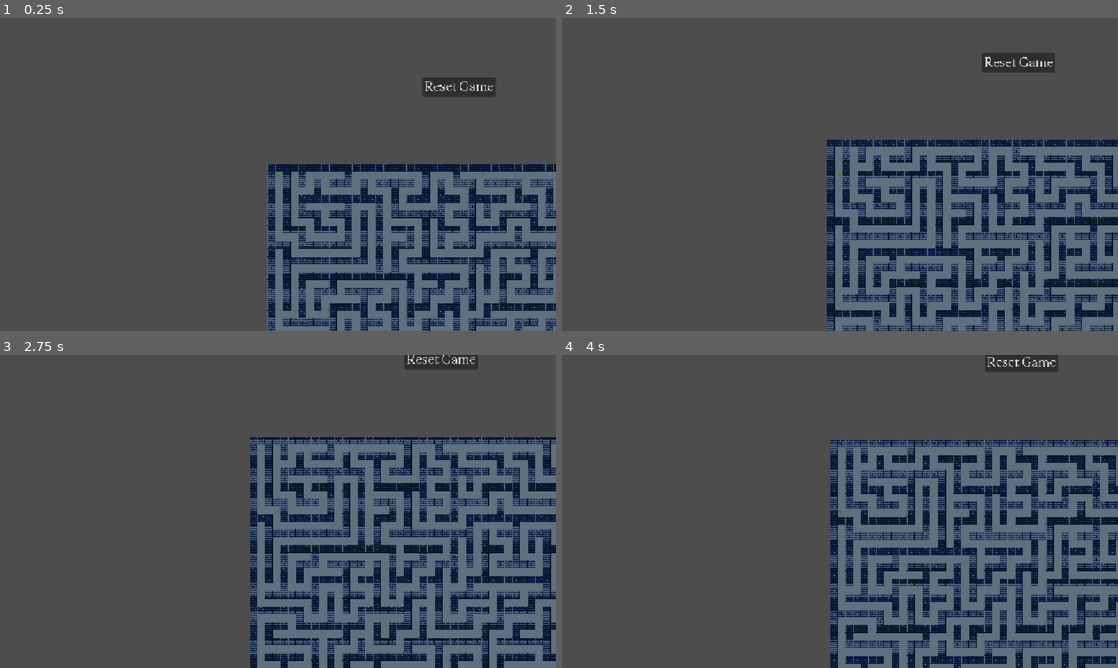
Above: before the commit, frames 1-4 (two rows, left to right).
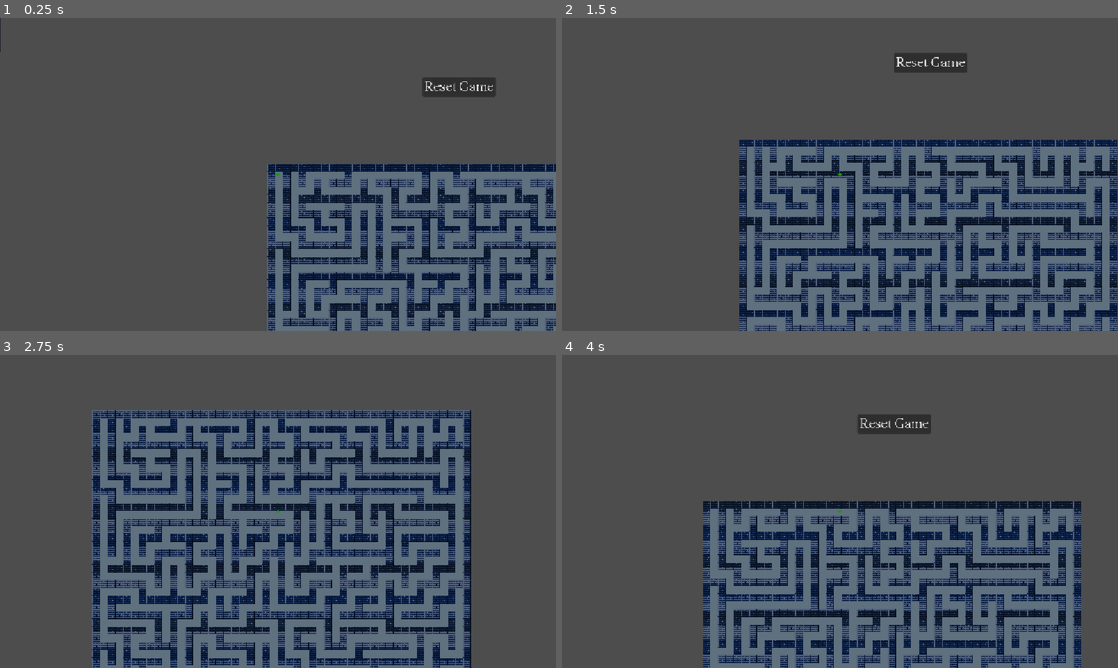
Above: after the commit, the same moments.

Repository: aeroghurt/horror-game
Game: Godot game, scene res://scenes/minigame_1.tscn
Same seed, same stepped clock (60 frames per second), same inputs: the game is played once before the commit and once after it. This scene is started directly instead of the project's main scene. The engine's default icon, where the game draws it, is replaced by a stand-in: a white triangle on a blue panel in a dark square.
Inputs (mouse positions are in pixels of both pictures, inside the frame that each line leads up to):
- Up to frame 1 (0.25 s): no input
- Up to frame 2 (1.5 s): tap Enter at 0.5 s; move the mouse to (962, 158) at 0.52 s; hold D (right) 0.53-1.28 s; hold E (interact) 0.53-1.28 s; click (962, 158) at 0.67 s; move the mouse to (728, 190) at 1.27 s; hold S (down) from 1.28 s (still down); tap Shift (sprint) at 1.35 s
- Up to frame 3 (2.75 s): move the mouse to (333, 442) at 2.02 s; release S (down) at 2.03 s; hold D (right) from 2.03 s (still down); tap Alt at 2.1 s
- Up to frame 4 (4 s): move the mouse to (812, 574) at 2.77 s; release D (right) at 2.78 s; hold W (up) 2.78-3.53 s; tap E (interact) at 2.85 s; click (812, 574) at 2.92 s; move the mouse to (1006, 558) at 3.52 s; hold A (left) from 3.53 s (still down); hold Shift (sprint) from 3.53 s (still down)

The runs differ from the first frame. In frame 1, less than 0.1% of the frame differs, in the area x 0-1%, y 0-11%; in frame 2, 22%; in frame 3, 55%, in the area x 16-100%, y 0-100%; in frame 4, 39%.

Commit message:
add random spawn

Diff:
--- a/scenes/dot_player.tscn
+++ b/scenes/dot_player.tscn
@@ -7,6 +7,8 @@
 radius = 5.0
 
 [node name="dotPlayer" type="CharacterBody2D" unique_id=2015654057]
+collision_layer = 0
+collision_mask = 0
 script = ExtResource("1_08fpb")
 
 [node name="Sprite2D" type="Sprite2D" parent="." unique_id=1981634663]
--- a/scenes/minigame1_items.tscn
+++ b/scenes/minigame1_items.tscn
@@ -5,6 +5,7 @@
 [ext_resource type="Texture2D" uid="uid://bntabimip4wa3" path="res://assets/map/breakable.png" id="3_jls6k"]
 
 [node name="minigame1_items" type="Node2D" unique_id=1273512972]
+z_index = 1
 script = ExtResource("1_8l4k7")
 
 [node name="Sprite2D" type="Sprite2D" parent="." unique_id=920061133]
--- a/scripts/minigame_1.gd
+++ b/scripts/minigame_1.gd
@@ -72,9 +72,14 @@
 		for c in range(COLUMNS):
 			var tile_type = WALL if maze[r][c] == 1 else PATH
 			tileMapLayer.set_cell(Vector2i(c, r), 0, tile_type)
+			var data = tileMapLayer.get_cell_atlas_coords(Vector2i(r, c))
+			if data == Vector2i(0,0):
+				var item = preload("res://scenes/minigame1_items.tscn").instantiate()
+				add_child(item)
+				print("very path")
+
 		## get coordinates of paths
 		## get random number for the type of item
 
-
 func _on_button_pressed() -> void:
 	generate_maze()
